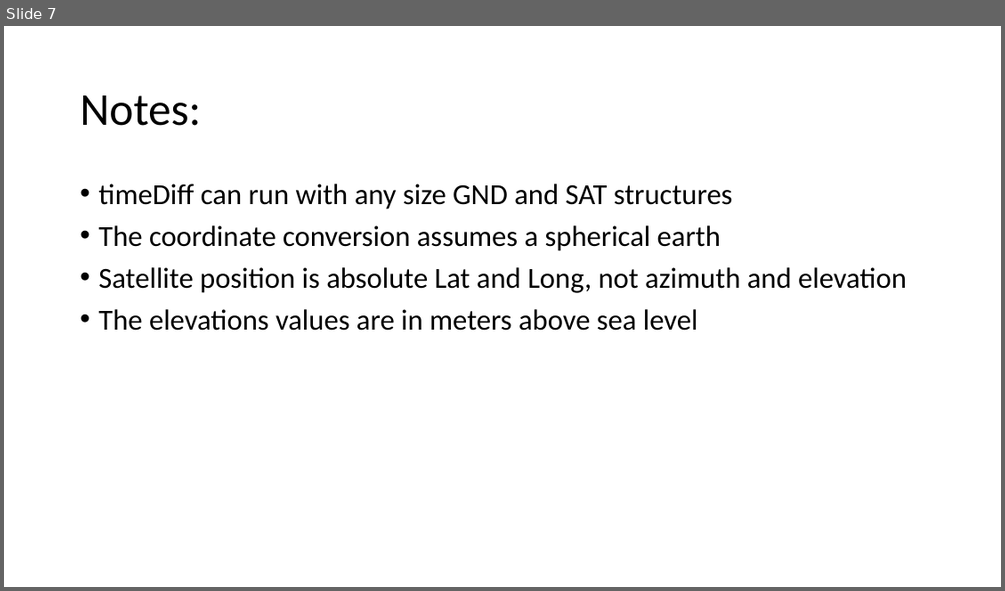
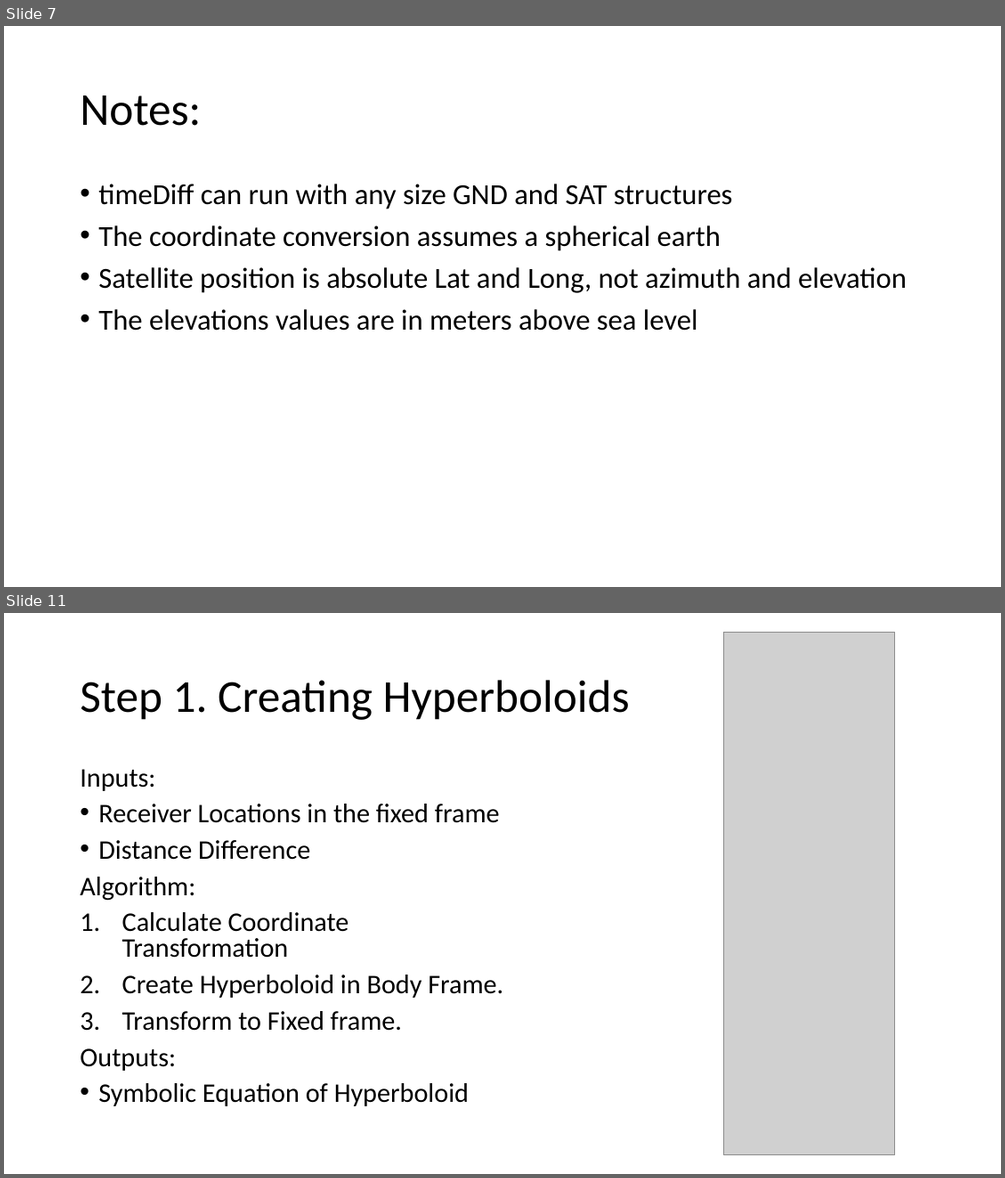
Before and after one commit to MSD-LASSO/FeasibilityStudies, a slide deck: TdoaSim/TDoA Flowchart.pptx. Shown one above the other, each under a label of ours: slide 7 before the commit, slides 7 and 11 after it; the slides between them are not shown. The pictures are 1005x591 and 1005x1178 pixels, drawn with LibreOffice and Linux fonts; fonts in the diff are those of the drawing; grey boxes stand for pictures. Boxes give left, top, right and bottom in pixels: in the first picture for what was removed or moved away, otherwise in the second. Text is boxed around its words. In the diff, an @@ line names an element or a change of style, - is before the commit and + after.

```diff
--- a/TdoaSim/TDoA Flowchart.pptx
+++ b/TdoaSim/TDoA Flowchart.pptx
@@ slide 11 added at <box>4,613,1001,1174</box>, background #FFFFFF @@
@@ picture added at <box>723,632,895,1155</box> @@
@@ title added at <box>80,680,630,720</box>, 44 pt, text #000000 @@
+Step 1. Creating Hyperboloids
@@ text added at <box>80,769,503,1106</box>, 25.9 pt, text #000000 @@
+Inputs:
+• Receiver Locations in the fixed frame
+• Distance Difference
+Algorithm:
+1. Calculate Coordinate Transformation
+2. Create Hyperboloid in Body Frame.
+3. Transform to Fixed frame.
+Outputs:
+• Symbolic Equation of Hyperboloid
```
Also in this commit, not shown: 30 other slides added, 7 other files.
